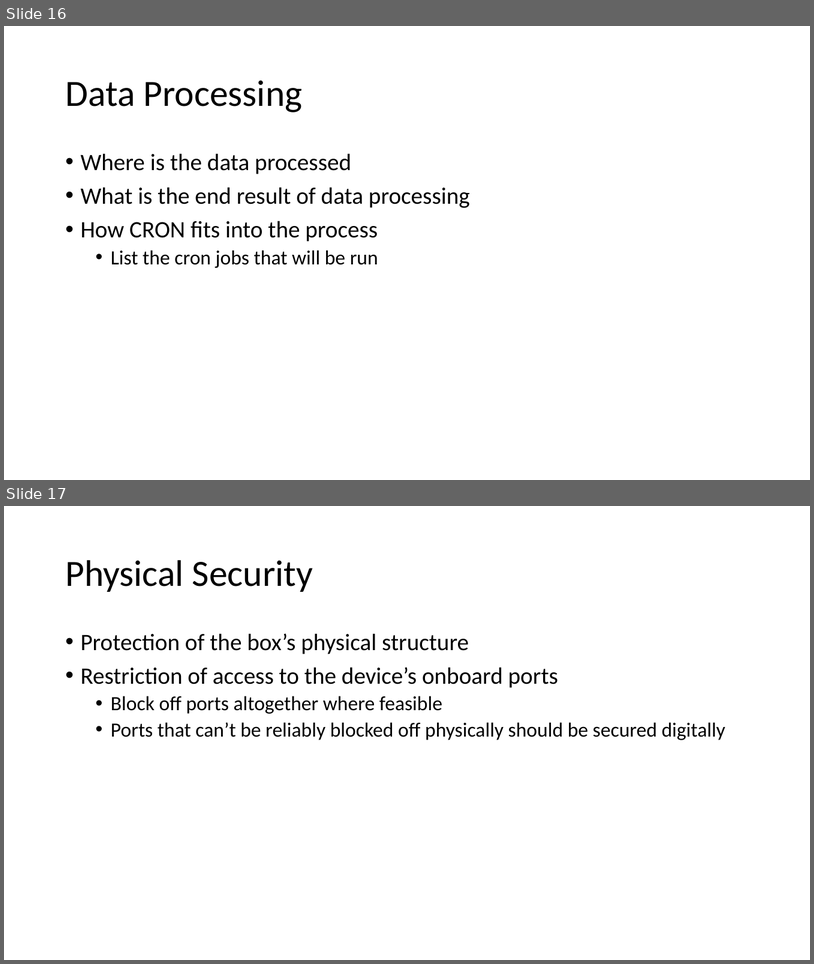
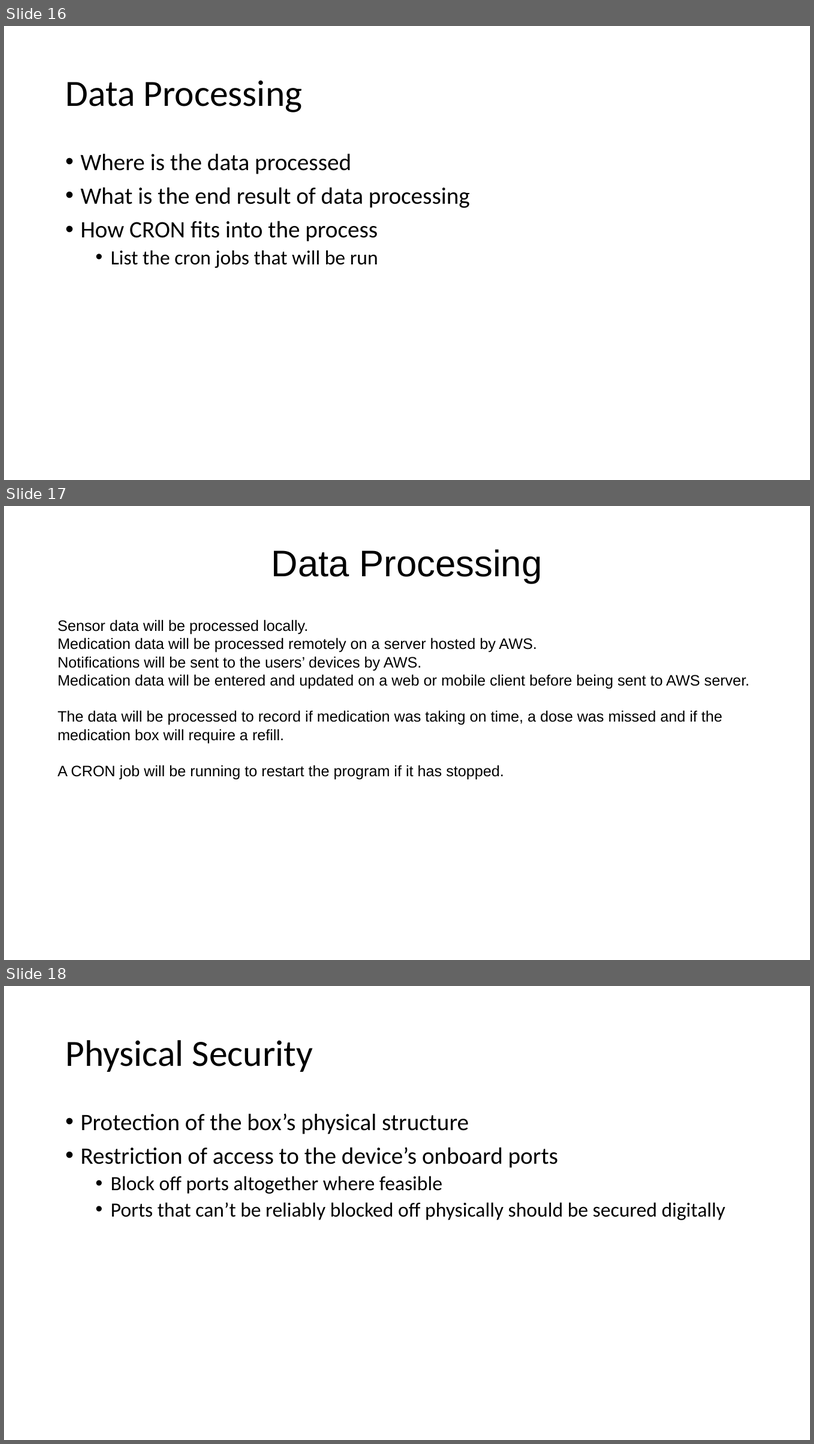
Before and after one commit to cianashby1337/IOT_CA1_Documentation, a slide deck: Slideshow template.pptx. Shown one above the other, each under a label of ours: slides 16 and 17 before the commit, slides 16, 17 and 18 after it. The pictures are 814x964 and 814x1444 pixels, drawn with LibreOffice and Linux fonts; fonts in the diff are those of the drawing. Boxes give left, top, right and bottom in pixels: in the first picture for what was removed or moved away, otherwise in the second. Text is boxed around its words. In the diff, an @@ line names an element or a change of style, - is before the commit and + after.

Commit message:
Data Processing

```diff
--- a/Slideshow template.pptx
+++ b/Slideshow template.pptx
@@ slide 17 added at [4,506,810,960], background #FFFFFF @@
@@ title added at [272,549,543,583], 44 pt, text #000000 @@
+Data Processing
@@ text added at [57,619,750,780], 18 pt, text #000000 @@
+Sensor data will be processed locally.
+Medication data will be processed remotely on a server hosted by AWS.
+Notifications will be sent to the users’ devices by AWS.
+Medication data will be entered and updated on a web or mobile client before being sent to AWS server.
+The data will be processed to record if medication was taking on time, a dose was missed and if the medication box will require a refill.
+A CRON job will be running to restart the program if it has stopped.
@@ what was slide 17 is now slide 18 @@
```
